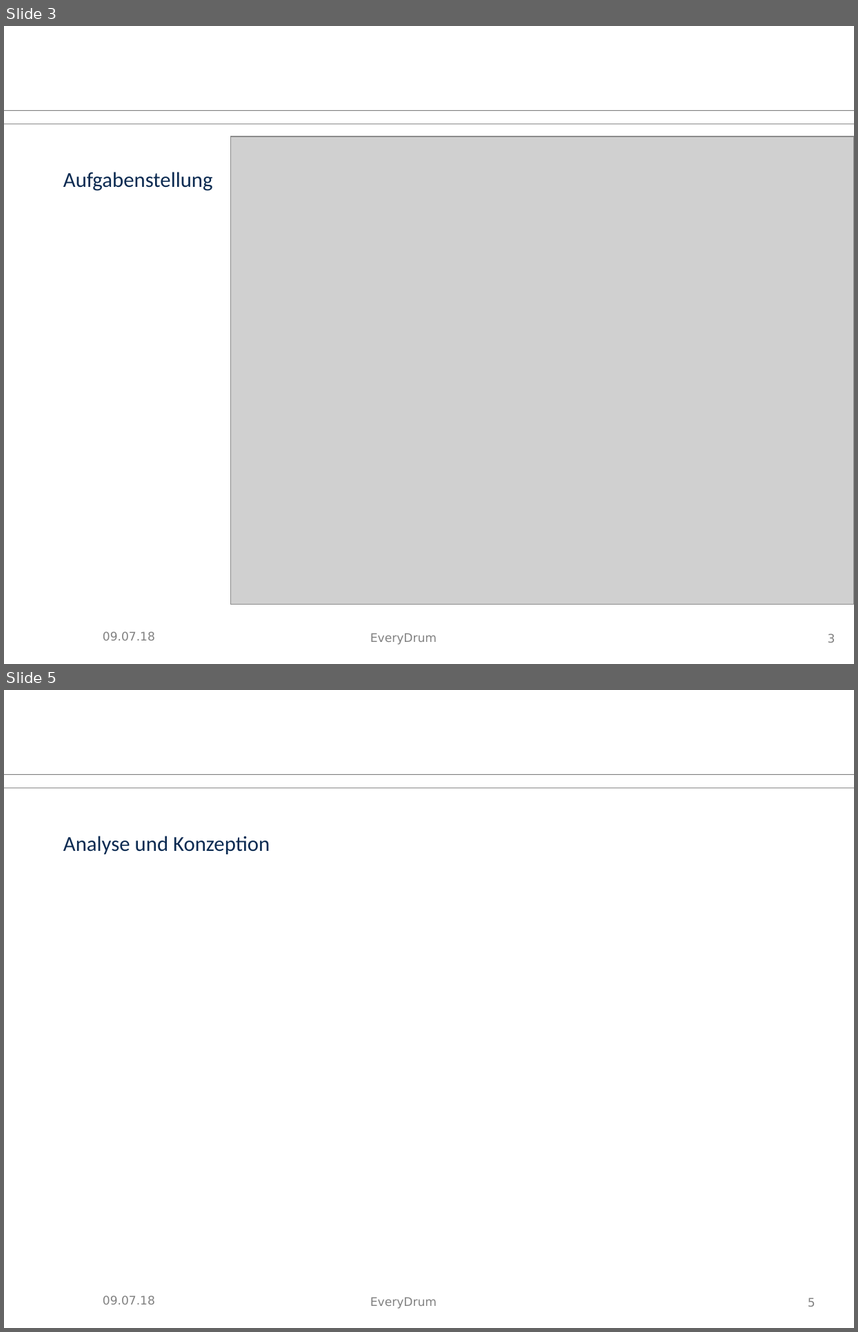
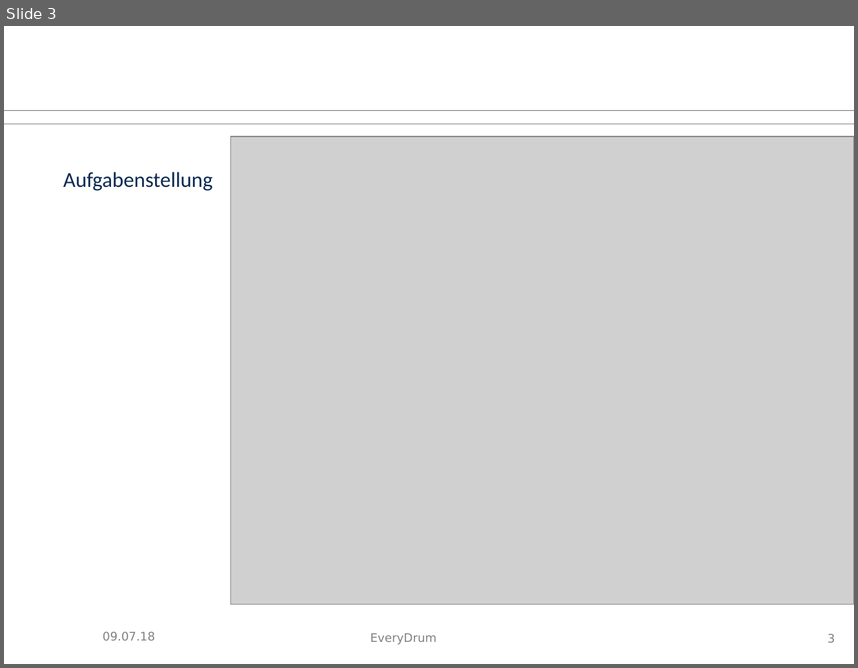
Before and after one commit to tziegler-tud/vr-anydrum, a slide deck: Documents/slides.odp. Shown one above the other, each under a label of ours: slides 3 and 5 before the commit, slide 3 after it; the slides between them are not shown. The pictures are 858x1332 and 858x668 pixels, drawn with LibreOffice and Linux fonts; fonts in the diff are those of the drawing; grey boxes stand for pictures; background and template pictures are left out. Boxes give left, top, right and bottom in pixels: in the first picture for what was removed or moved away, otherwise in the second. Text is boxed around its words. In the diff, an @@ line names an element or a change of style, - is before the commit and + after.

```diff
--- a/Documents/slides.odp
+++ b/Documents/slides.odp
@@ slide 5 removed at (4, 690, 854, 1328), background #FFFFFF; not listed: 3 template elements that a slide beside it also shows @@
@@ text removed at (63, 836, 270, 854) @@
-Analyse und Konzeption
@@ text removed at (103, 1295, 155, 1304) @@
-09.07.18
@@ page number removed at (808, 1297, 815, 1306) @@
-5
```
Also in this commit, not shown: 3 slides changed, 9 slides added, 1 other slide removed, 7 other files.
